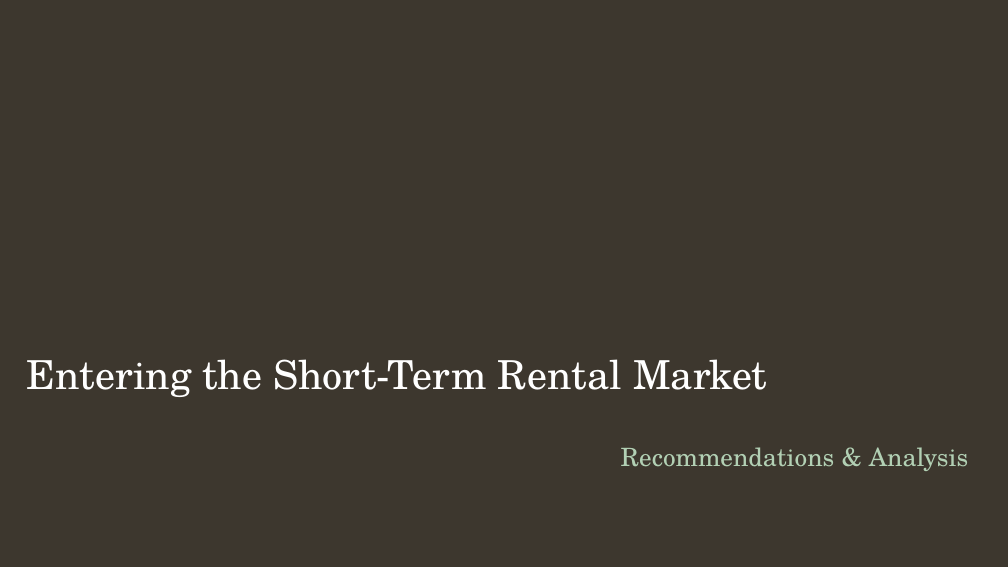
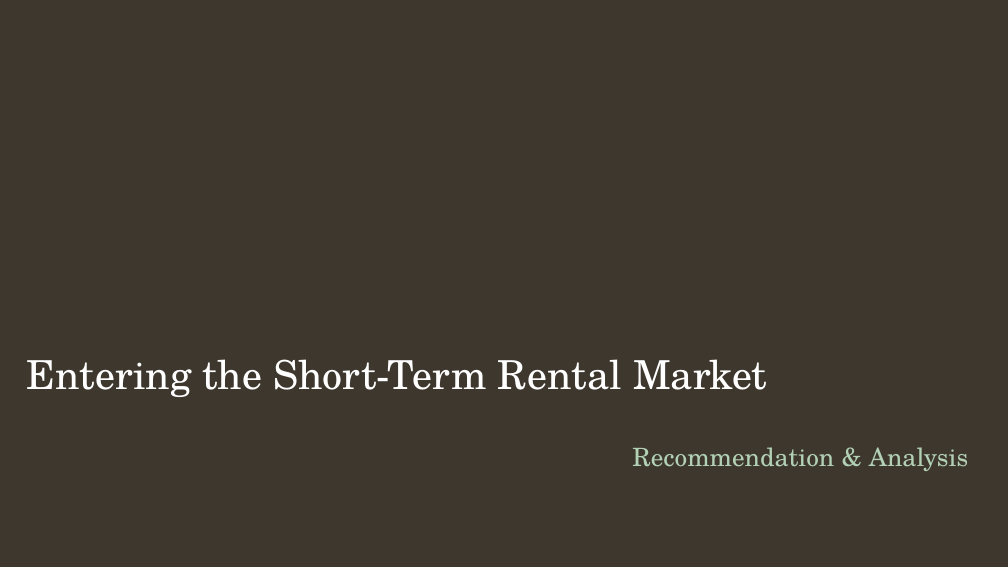
Before and after one commit to ShivaPrab/Capstone, a slide deck: slide 1 of Analysis and Reccomendation Presentation.pptx. Drawn at 1008x567 pixels with LibreOffice and Linux fonts; fonts in the diff are those of the drawing; background and template pictures are left out. Boxes give left, top, right and bottom in pixels: in the first picture for what was removed or moved away, otherwise in the second. Text is boxed around its words. In the diff, an @@ line names an element or a change of style, - is before the commit and + after.

```diff
--- a/Analysis and Reccomendation Presentation.pptx
+++ b/Analysis and Reccomendation Presentation.pptx
@@ subtitle at <box>632,447,968,471</box>: text changed @@
-Recommendations & Analysis
+Recommendation & Analysis
```
Also in this commit, not shown: 5 other slides changed, 3 slides added, 2 slides removed.
